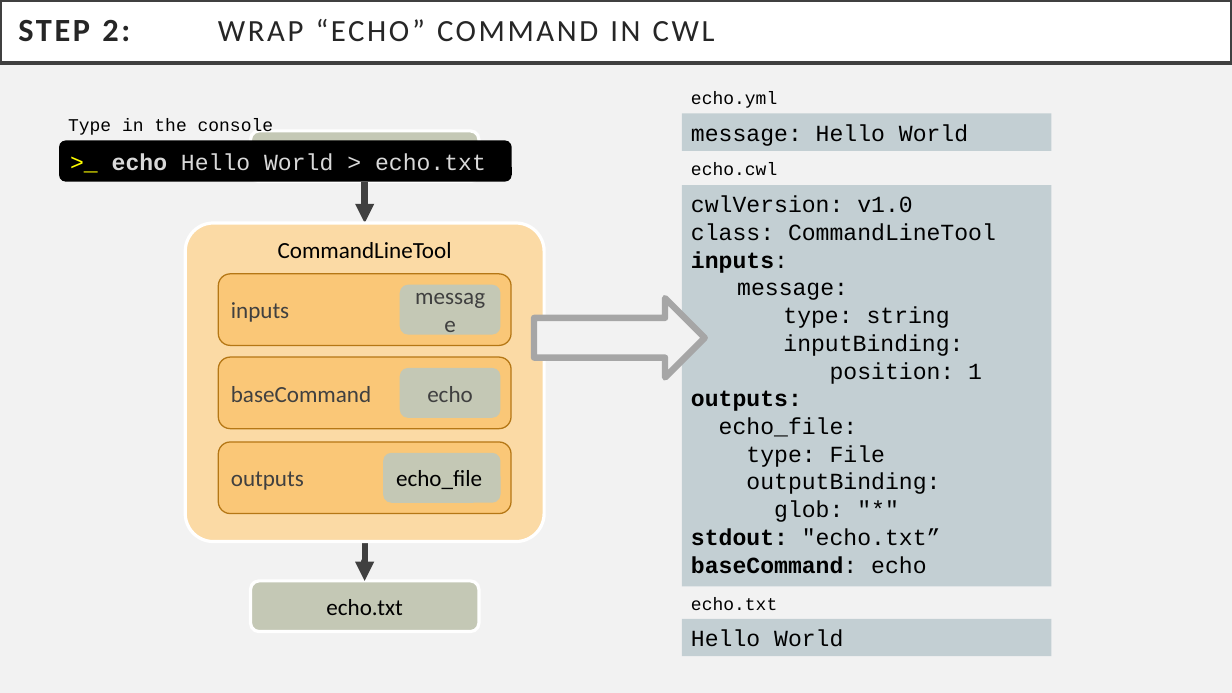
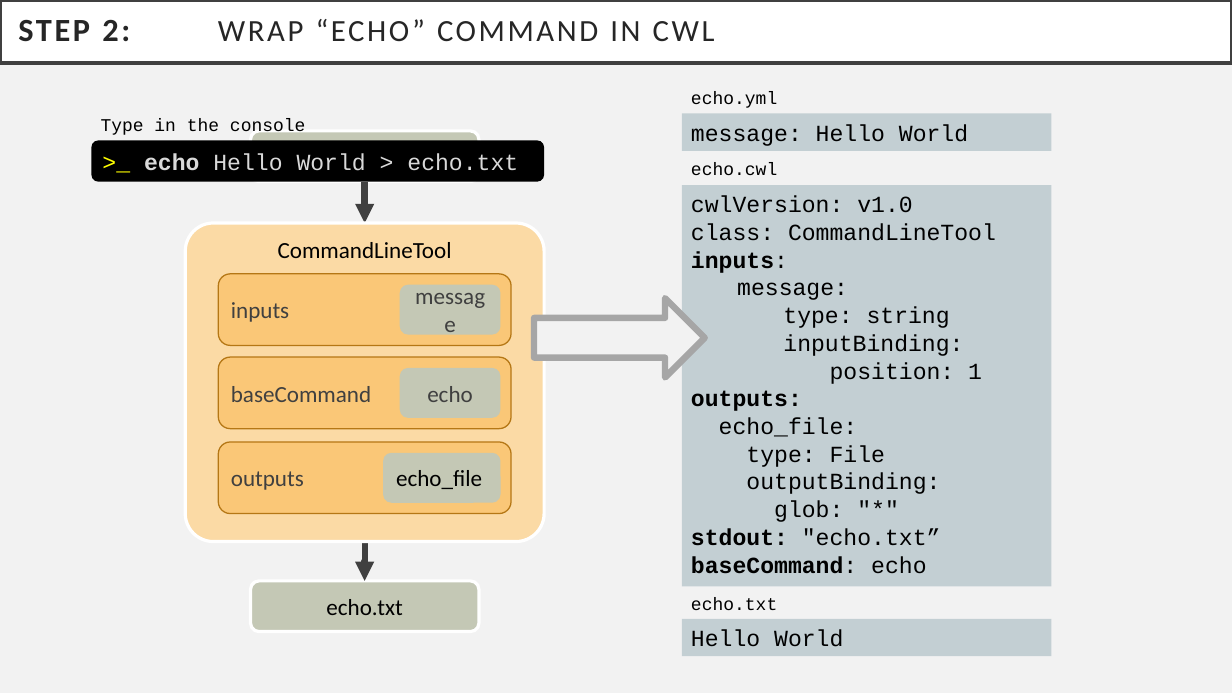
Before and after one commit to michael-kotliar/cwl_training, a slide deck: slide 3 of slides/cwl_workshop.pptx. Drawn at 1232x693 pixels with LibreOffice and Linux fonts; fonts in the diff are those of the drawing. Boxes give left, top, right and bottom in pixels: in the first picture for what was removed or moved away, otherwise in the second. Text is boxed around its words. In the diff, an @@ line names an element or a change of style, - is before the commit and + after.

```diff
--- a/slides/cwl_workshop.pptx
+++ b/slides/cwl_workshop.pptx
@@ text "Type in the console": place and size @@
-text "Type in the console" at box(68, 119, 274, 137)
+text "Type in the console" at box(101, 119, 306, 137)
@@ rounded rectangle ">_ echo Hello World > ...": place and size @@
-rounded rectangle ">_ echo Hello World > ..." at box(59, 140, 512, 182)
+rounded rectangle ">_ echo Hello World > ..." at box(91, 140, 544, 182)
```
Also in this commit, not shown: 2 other slides changed.
